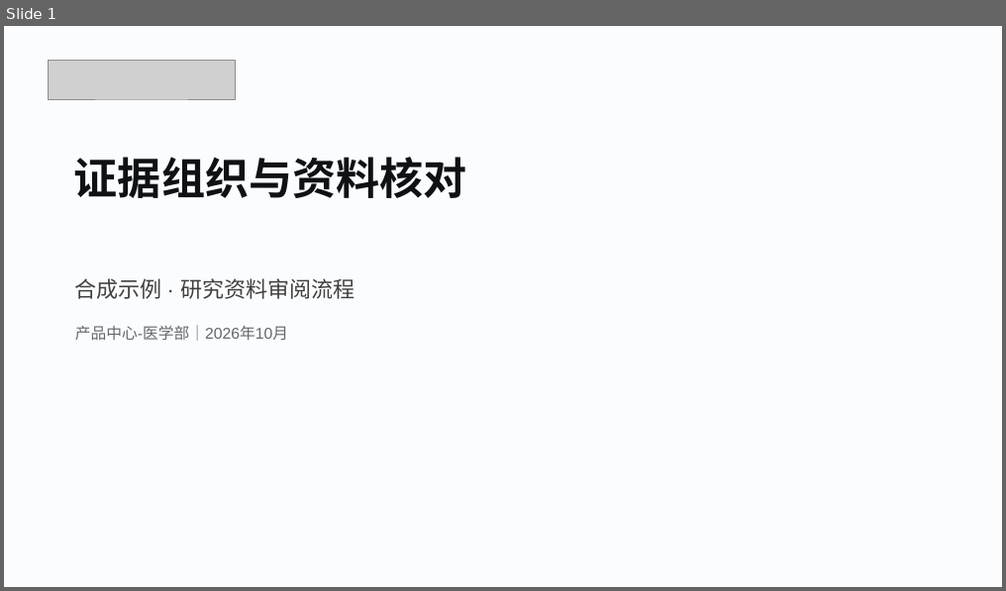
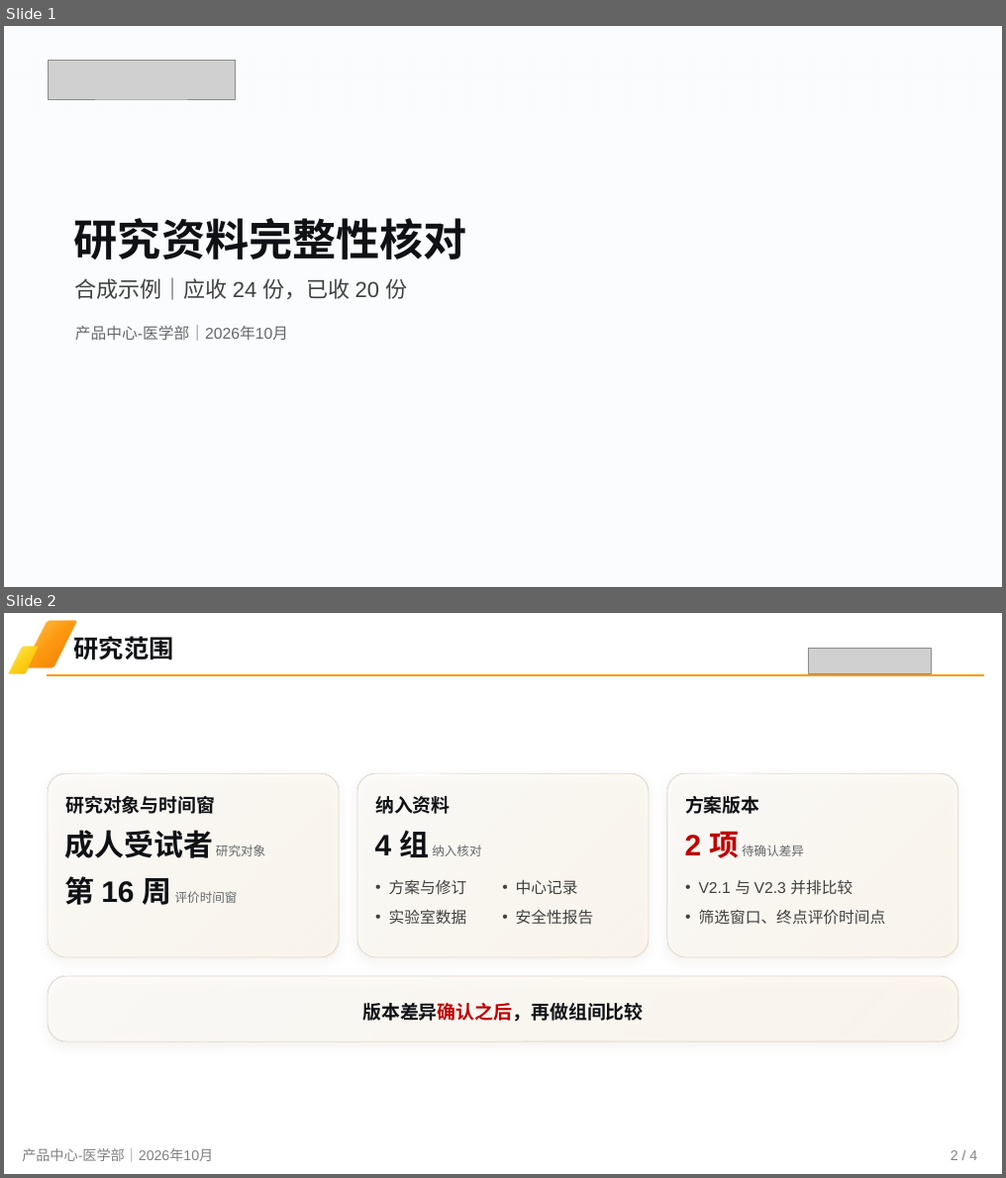
Before and after one commit to smkzw/kangzhe-design, a slide deck: examples/reference/pptx/kangzhe_probe.pptx. Shown one above the other, each under a label of ours: slide 1 before the commit, slides 1 and 2 after it. The pictures are 1006x591 and 1006x1178 pixels, drawn with LibreOffice and Linux fonts; fonts in the diff are those of the drawing; grey boxes stand for pictures; background and template pictures are left out. Boxes give left, top, right and bottom in pixels: in the first picture for what was removed or moved away, otherwise in the second. Text is boxed around its words. In the diff, an @@ line names an element or a change of style, - is before the commit and + after.

```diff
--- a/examples/reference/pptx/kangzhe_probe.pptx
+++ b/examples/reference/pptx/kangzhe_probe.pptx
@@ slide 2 added at box(4, 613, 1002, 1174), background picture (left out) @@
@@ freeform shape added at box(24, 620, 76, 668), fill gradient #FFC65A to #FF9B12 to #EC7A00 @@
@@ text added at box(74, 636, 174, 661), 24 pt, text #0F1115, bold @@
+研究范围
@@ freeform shape added at box(9, 646, 39, 674), fill gradient #FFF07A to #FFD21A to #EFB600 @@
@@ picture added at box(808, 649, 932, 673) @@
@@ freeform shape added at box(46, 675, 984, 676), outline #FF9900 1.13 pt @@
@@ group added at box(48, 774, 339, 959): 3 texts, 1 rounded rectangle, 1 rectangle @@
+研究对象与时间窗
+成人受试者 研究对象
+第 16 周 评价时间窗
@@ group added at box(357, 774, 648, 959): 4 texts, 1 rounded rectangle, 1 rectangle @@
+纳入资料
+4 组 纳入核对
+• 方案与修订
+• 实验室数据
+• 中心记录
+• 安全性报告
@@ group added at box(667, 774, 958, 959): 3 texts, 1 rounded rectangle, 1 rectangle @@
+方案版本
+2 项 待确认差异
+• V2.1 与 V2.3 并排比较
+• 筛选窗口、终点评价时间点
@@ rounded rectangle added at box(48, 976, 958, 1042), fill gradient #FFFDFB to #FFFBF2 to #FFF5E4, outline #BEB2A1 0.75 pt @@
@@ text added at box(362, 1003, 643, 1022), 18 pt, text #0F1115, bold @@
+版本差异确认之后，再做组间比较
@@ text added at box(22, 1149, 213, 1162), 13.5 pt, text #808080 @@
+产品中心-医学部｜2026年10月
@@ text added at box(950, 1151, 977, 1160), 13.5 pt, text #808080 @@
+2 / 4
@@ slide 1 changed as well @@
@@ text at box(74, 218, 467, 260): text changed @@
-证据组织与资料核对
+研究资料完整性核对
@@ text at box(75, 278, 407, 300): text changed @@
-合成示例 · 研究资料审阅流程
+合成示例｜应收 24 份，已收 20 份
```
Also in this commit, not shown: 2 other slides changed, 1 slide removed, 44 other files.
